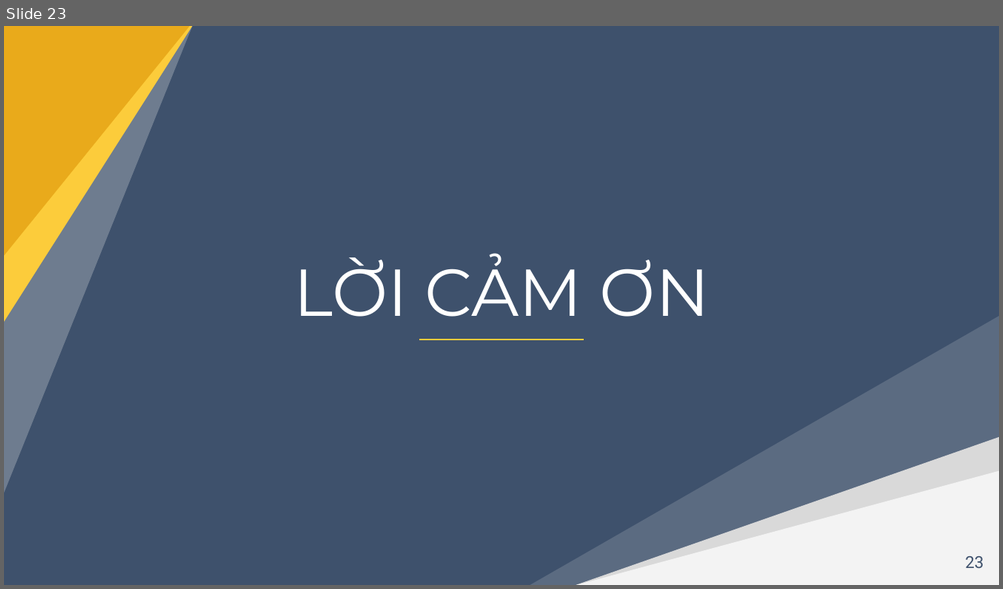
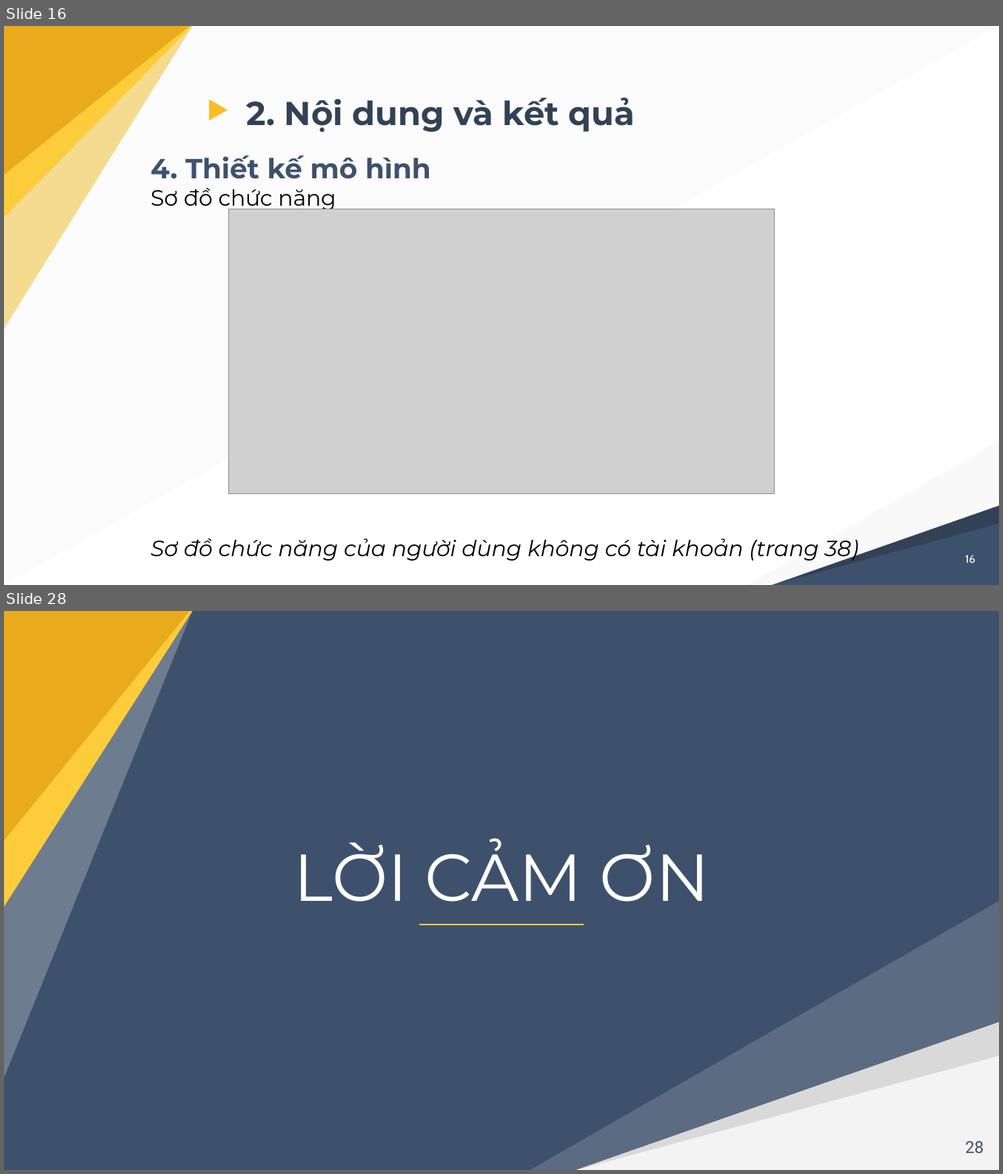
Before and after one commit to nghiale1/CongDongGiaSu, a slide deck: docs/thuyetTrinh_LeMinhNghia_B1605229.pptx. Shown one above the other, each under a label of ours: slide 23 before the commit, slides 16 and 28 after it; the slides between them are not shown. The pictures are 1003x589 and 1003x1174 pixels, drawn with LibreOffice and Linux fonts; fonts in the diff are those of the drawing; grey boxes stand for pictures. Boxes give left, top, right and bottom in pixels: in the first picture for what was removed or moved away, otherwise in the second. Text is boxed around its words. In the diff, an @@ line names an element or a change of style, - is before the commit and + after.

```diff
--- a/docs/thuyetTrinh_LeMinhNghia_B1605229.pptx
+++ b/docs/thuyetTrinh_LeMinhNghia_B1605229.pptx
@@ slide 16 added at [4, 26, 999, 585], background #FFFFFF @@
@@ freeform shape added at [4, 26, 999, 585], fill #EDEDEB at 17% opacity @@
@@ freeform shape added at [4, 26, 193, 330], fill #FCCC3B @@
@@ freeform shape added at [4, 26, 193, 218], fill #EFEFEF @@
@@ freeform shape added at [4, 26, 190, 175], fill #FFFFFF @@
@@ freeform shape added at [4, 26, 193, 330], fill #EDEDEB at 48% opacity @@
@@ freeform shape added at [4, 26, 193, 218], fill #FCCC3B @@
@@ freeform shape added at [4, 26, 190, 175], fill #E9AA1B @@
@@ freeform shape added at [209, 99, 227, 121], fill #F8BC28 @@
@@ title added at [247, 98, 634, 133], 24 pt, text #314256, bold @@
+2. Nội dung và kết quả
@@ text added at [151, 156, 431, 211], 20 pt, text #3E516C, bold @@
+4. Thiết kế mô hình
+Sơ đồ chức năng
@@ picture added at [229, 209, 774, 494] @@
@@ freeform shape added at [748, 442, 999, 585], fill #EDEDEB at 28% opacity @@
@@ freeform shape added at [772, 506, 999, 585], fill #314256 @@
@@ freeform shape added at [772, 524, 999, 585], fill #3E516C @@
@@ text added at [151, 539, 859, 562], 16 pt, text #000000, italic @@
+Sơ đồ chức năng của người dùng không có tài khoản (trang 38)
@@ page number added at [965, 555, 975, 563], 8 pt, text #FFFFFF @@
+16
@@ what was slide 23 is now slide 28 @@
@@ page number at [965, 1142, 983, 1153]: text changed @@
-23
+28
```
Also in this commit, not shown: 20 slides changed, 6 other slides added, 2 slides removed, 34 other files.
